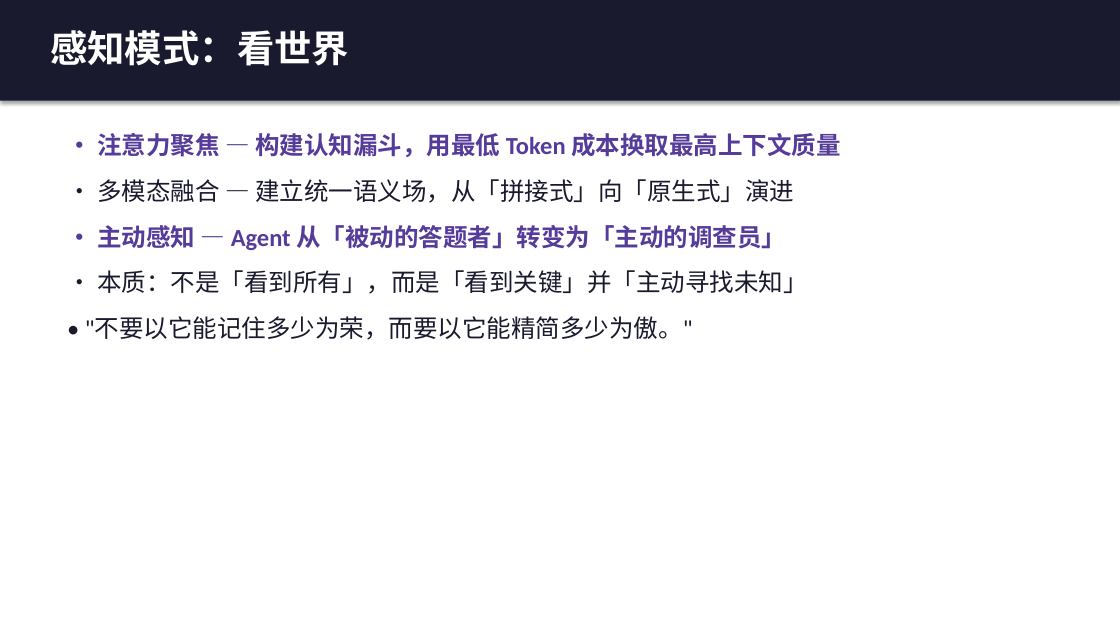
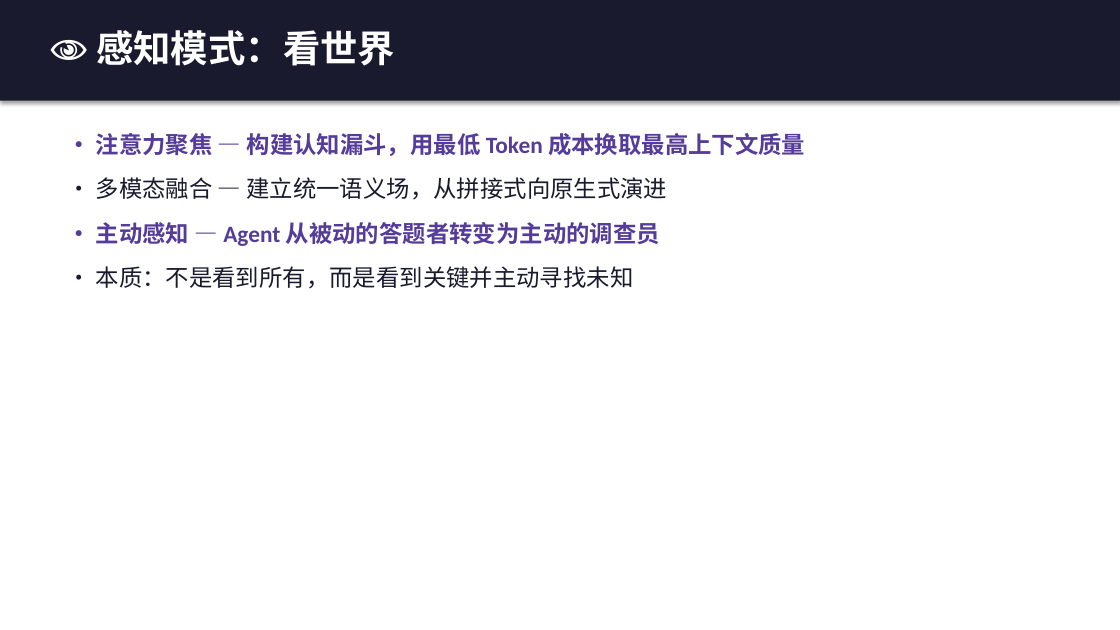
Before and after one commit to tanteng/blog, a slide deck: slide 23 of static/reports/agent-design-patterns-book-intro.pptx (slide 21 before the commit). Drawn at 1120x630 pixels with LibreOffice and Linux fonts; fonts in the diff are those of the drawing. Boxes give left, top, right and bottom in pixels: in the first picture for what was removed or moved away, otherwise in the second. Text is boxed around its words. In the diff, an @@ line names an element or a change of style, - is before the commit and + after.

```diff
--- a/static/reports/agent-design-patterns-book-intro.pptx
+++ b/static/reports/agent-design-patterns-book-intro.pptx
@@ text at [96,30,395,66]: text changed @@
-感知模式：看世界
+👁️ 感知模式：看世界
@@ text at [96,133,805,156]: size 21 to 20 pt in "• 注意力聚焦 — 构建认知漏斗，用最低 Token 成本换取最高上下文质量" @@
@@ text at [96,177,667,289]: text changed; size 21 to 20 pt @@
-• 多模态融合 — 建立统一语义场，从「拼接式」向「原生式」演进
-• 主动感知 — Agent 从「被动的答题者」转变为「主动的调查员」
-• 本质：不是「看到所有」，而是「看到关键」并「主动寻找未知」
-• "不要以它能记住多少为荣，而要以它能精简多少为傲。"
+• 多模态融合 — 建立统一语义场，从拼接式向原生式演进
+• 主动感知 — Agent 从被动的答题者转变为主动的调查员
+• 本质：不是看到所有，而是看到关键并主动寻找未知
```
Also in this commit, not shown: 18 other slides changed, 6 slides added, 4 slides removed.
